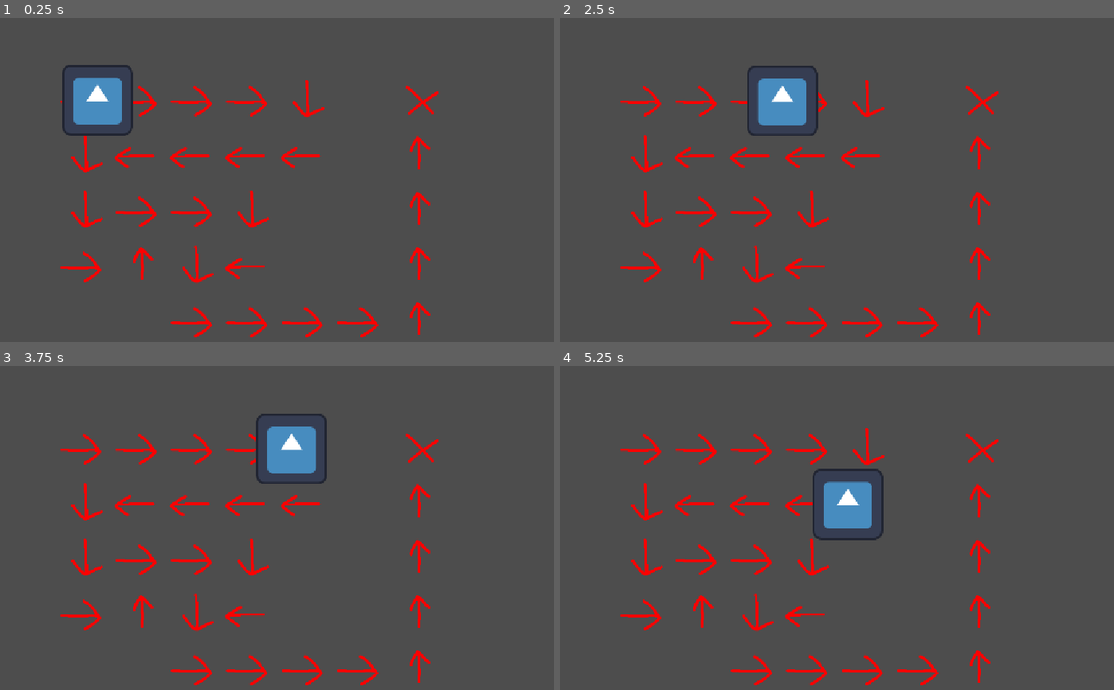
Above: before the commit, frames 1-4 (two rows, left to right).
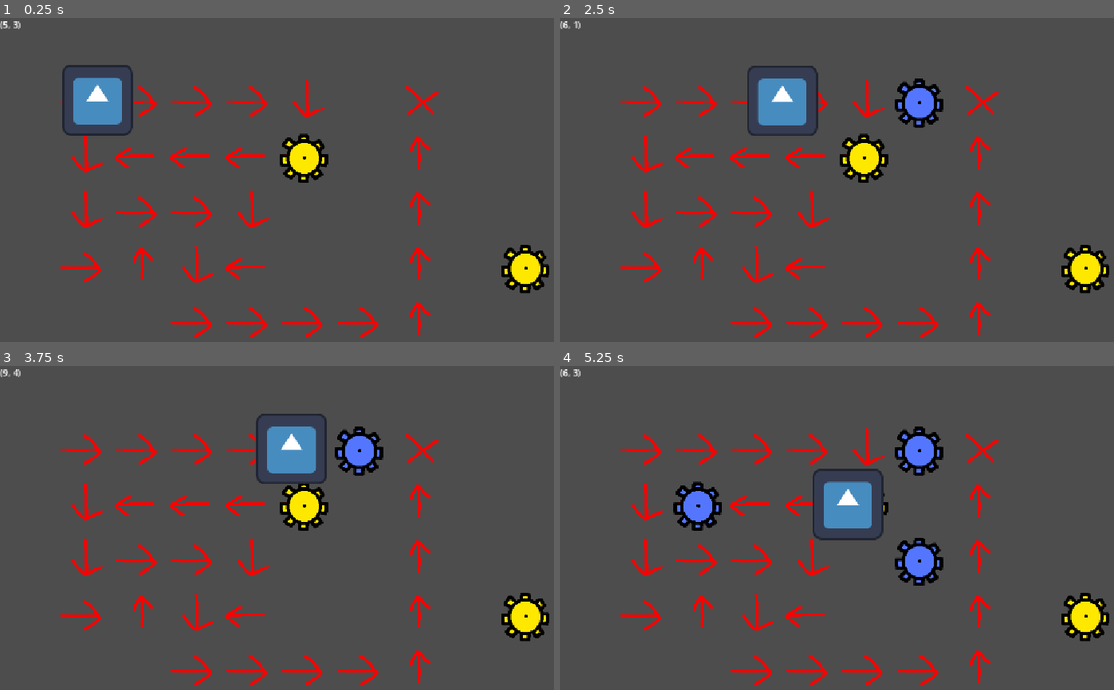
Above: after the commit, the same moments.

Repository: aughckt/spin-to-win
Game: Godot game, scene res://test_world.tscn
The game is run twice, just before and just after one commit, with the same random seed, the same clock (stepped at 60 frames per second) and the same inputs. The engine's default icon, where the game draws it, is replaced by a stand-in: a white triangle on a blue panel in a dark square.
Inputs (mouse positions are in pixels of both pictures, inside the frame that each line leads up to):
- Up to frame 1 (0.25 s): no input
- Up to frame 2 (2.5 s): move the mouse to (1019, 180) at 0.52 s; click (1019, 180) at 0.6 s; right-click (1019, 180) at 0.8 s; move the mouse to (753, 215) at 1.27 s; right-click (753, 215) at 1.35 s; tap Middle mouse button (M3, bound only after the commit) at 1.55, 2.1 s; move the mouse to (942, 118) at 2.02 s; click (942, 118) at 2.3 s
- Up to frame 3 (3.75 s): move the mouse to (288, 615) at 2.77 s; click (288, 615) at 2.85 s; right-click (288, 615) at 3.05 s; move the mouse to (509, 599) at 3.52 s; right-click (509, 599) at 3.6 s
- Up to frame 4 (5.25 s): tap Middle mouse button (M3, bound only after the commit) at 3.8, 4.35 s; move the mouse to (687, 492) at 4.27 s; click (687, 492) at 4.55 s; move the mouse to (909, 544) at 5.02 s; click (909, 544) at 5.1 s

The runs differ from the first frame. In frame 1, 1.9% of the frame differs, in the area x 0-100%, y 0-86%; in frame 2, 2.9%; in frame 3, 2.9%; in frame 4, 3.9%.

Commit message:
add ability to place and remove gears, power propagation

Diff:
--- a/environment/environment.gd
+++ b/environment/environment.gd
@@ -4,12 +4,24 @@
 static var INST: Env
 
 @export var tilemap: TileMapLayer
-
-const directions := [Vector2i.RIGHT, Vector2i.DOWN, Vector2i.LEFT, Vector2i.UP]
+@export var gearmap: TileMapLayer
+@export var coords_label: Label
+
+var tile_to_gear_set: Dictionary[Vector2i, GearSet] = {}
+
+const directions: Array[Vector2i] = [Vector2i.RIGHT, Vector2i.DOWN, Vector2i.LEFT, Vector2i.UP]
 const end_tile_type := 4
+
+##source id of basic gears in the tileset
+const BASIC_GEAR := 0
+##source id of origin gears in the tileset
+const ORIGIN_GEAR := 1
+
+const ATLAS_COORDS := [Vector2i(0, 0), Vector2i(1, 0)]
 
 ##name of the tileset property Type, which is basically just an id that tells troopers what to do
 const name_type := "Type"
+
 
 func _ready() -> void:
 	assert(INST == null)
@@ -19,6 +31,21 @@
 	if what == NOTIFICATION_PREDELETE:
 		assert(INST == self)
 		INST = null
+
+func _physics_process(_delta: float) -> void:
+	var mouse_pos := gearmap.get_local_mouse_position()
+	var tile := gearmap.local_to_map(mouse_pos)
+
+	coords_label.text = str(tile)
+
+	if Input.is_action_just_pressed("M1"):
+		place_gear(tile)
+	elif Input.is_action_just_pressed("M2"):
+		remove_gear(tile)
+	elif Input.is_action_just_pressed("M3"):
+		var gset: GearSet = tile_to_gear_set.get(tile)
+		if gset != null:
+			print("Gear power: %s" % gset.is_powered)
 
 ##returns the new target position in global or the given position if its an end tile
 func move_target_from_global(global_pos: Vector2) -> Vector2:
@@ -32,3 +59,171 @@
 	#could walk the path until you reach a tile with a different direction so that the trooper doesnt have to check all the time.
 	#also trust that the tiles are set up correctly but that should be super obvious during development because the map would consistently crash
 	return tilemap.to_global(tilemap.map_to_local(tile + directions[idx]))
+
+
+func place_gear(tile: Vector2i) -> void:
+		if gearmap.get_cell_source_id(tile) != -1:
+			return
+
+
+		# none of the neighbours are allowed to be in the same set
+		# we cant have more than 1 of the neighbours sets be powered
+
+		var neighbour_sets: Array[GearSet] = []
+		var has_powered_neighbour := false
+		for candidate: Vector2i in directions:
+			candidate += tile
+			var gset: GearSet = tile_to_gear_set.get(candidate)
+			if gset != null:
+				if neighbour_sets.has(gset):
+					print("Cannot place gear because it would create a loop")
+					return
+
+				if gset.is_powered:
+						if has_powered_neighbour:
+							print("Cannot place gear because it would connect 2 powered sets")
+							return
+						else:
+							has_powered_neighbour = true
+
+				neighbour_sets.push_back(gset)
+
+			else:
+				if gear_kind_at(candidate) == ORIGIN_GEAR:
+					if has_powered_neighbour:
+						assert(false, "implement, is also invalid")
+
+					has_powered_neighbour = true
+
+		match neighbour_sets.size():
+			0:
+				#create new set
+				var new_set := GearSet.create(has_powered_neighbour)
+				new_set.add_gear(tile)
+				tile_to_gear_set[tile] = new_set
+
+			1:
+				#add to set
+				var gear_set := neighbour_sets[0]
+				gear_set.is_powered = gear_set.is_powered || has_powered_neighbour
+				gear_set.add_gear(tile)
+				tile_to_gear_set[tile] = gear_set
+
+			_:
+				#merge all of the sets
+				var new_set := GearSet.create(has_powered_neighbour)
+
+				for gset in neighbour_sets:
+					for gear in gset.gears:
+						#i mean surely we wouldnt run into rounding errors right
+						tile_to_gear_set[gear as Vector2i] = new_set
+
+					new_set.gears.append_array(gset.gears)
+
+				new_set.gears.append(tile)
+				tile_to_gear_set[tile] = new_set
+
+		gearmap.set_cell(tile, gearmap.tile_set.get_source_id(0), ATLAS_COORDS[BASIC_GEAR])
+		assert(tile_to_gear_set.get(tile) != null)
+
+		log_set_count()
+
+func remove_gear(tile: Vector2i) -> void:
+	#only gear in set -> erase (i think this is implicit due to gc)
+	#check if this has >1 neighbours, if it does the set is split, otherwise just remove tile
+
+	var old_set: GearSet = tile_to_gear_set.get(tile)
+	if old_set == null:
+		return
+
+	if old_set.gears.size() == 1:
+		tile_to_gear_set.erase(tile)
+		gearmap.erase_cell(tile)
+		log_set_count()
+		return
+
+	var next_to_origin_gear := false
+	var neighbours: Array[Vector2i] = []
+	for candidate in directions:
+		candidate += tile
+		var gset: GearSet = tile_to_gear_set.get(candidate)
+		if gset != null:
+			assert(gset == old_set)
+			neighbours.push_back(candidate)
+
+		if gear_kind_at(candidate) == ORIGIN_GEAR:
+			assert(!next_to_origin_gear)
+			next_to_origin_gear = true
+
+	#just remove the current tile from the set
+	if neighbours.size() == 1:
+		var removed_successfully := old_set.gears.erase(tile)
+		assert(removed_successfully)
+
+		if next_to_origin_gear:
+			assert(old_set.is_powered)
+			old_set.is_powered = false
+
+		tile_to_gear_set.erase(tile)
+
+		gearmap.erase_cell(tile)
+		log_set_count()
+		return
+
+	#split up the old set
+	for ntile in neighbours:
+		var new_set := GearSet.create(false)
+		tile_to_gear_set[ntile] = new_set
+		build_set_recursive(ntile, tile, new_set)
+		print("Create set: %s" % new_set.gears)
+
+	tile_to_gear_set.erase(tile)
+
+	assert(!tile_to_gear_set.values().has(old_set))
+
+	for gear in old_set.gears:
+		var gset: GearSet = tile_to_gear_set.get(gear)
+		if gset == old_set:
+			printerr("problem at tile %s" % gear)
+		#assert(gset != old_set, "problem at tile %s" % gear)
+
+	gearmap.erase_cell(tile)
+	log_set_count()
+
+func build_set_recursive(tile: Vector2i, previous_tile: Vector2i, gset: GearSet) -> void:
+	gset.gears.push_back(tile)
+	tile_to_gear_set[tile] = gset
+
+	for candidate in directions:
+		candidate += tile
+		if candidate == previous_tile:
+			continue
+
+		match gear_kind_at(candidate):
+			BASIC_GEAR:
+				build_set_recursive(candidate, tile, gset)
+			ORIGIN_GEAR:
+				gset.is_powered = true
+
+func gear_kind_at(tile: Vector2i) -> int:
+
+	var atlas_coords := gearmap.get_cell_atlas_coords(tile)
+	match atlas_coords:
+		-Vector2i.ONE:
+			return -1
+		ATLAS_COORDS[BASIC_GEAR]:
+			return 0
+		ATLAS_COORDS[ORIGIN_GEAR]:
+			return 1
+
+	assert(false)
+	return 0
+
+##walks every gear set so its pretty imperformant, disable later
+func log_set_count() -> void:
+	var sets: Array[GearSet] = []
+	for gset: GearSet in tile_to_gear_set.values():
+		if !sets.has(gset):
+			sets.push_back(gset)
+
+	print("Set count: %s" % sets.size())
--- a/environment/environment.tscn
+++ b/environment/environment.tscn
@@ -2,6 +2,7 @@
 
 [ext_resource type="Script" uid="uid://y5y80yr7ysjw" path="res://environment/environment.gd" id="1_wjl7u"]
 [ext_resource type="Texture2D" uid="uid://gl622atrk15j" path="res://environment/placeholder_tiles.png" id="2_7uceq"]
+[ext_resource type="Texture2D" uid="uid://cfh0tlhb5mhf2" path="res://environment/gears/gear_map.png" id="3_wjl7u"]
 
 [sub_resource type="TileSetAtlasSource" id="TileSetAtlasSource_7b2gm"]
 texture = ExtResource("2_7uceq")
@@ -22,10 +23,29 @@
 custom_data_layer_0/type = 2
 sources/0 = SubResource("TileSetAtlasSource_7b2gm")
 
-[node name="Environment" type="Node2D" unique_id=123182581 node_paths=PackedStringArray("tilemap")]
+[sub_resource type="TileSetAtlasSource" id="TileSetAtlasSource_7uceq"]
+texture = ExtResource("3_wjl7u")
+texture_region_size = Vector2i(100, 100)
+0:0/0 = 0
+1:0/0 = 0
+
+[sub_resource type="TileSet" id="TileSet_fbxa2"]
+tile_size = Vector2i(100, 100)
+sources/0 = SubResource("TileSetAtlasSource_7uceq")
+
+[node name="Environment" type="Node2D" unique_id=123182581 node_paths=PackedStringArray("tilemap", "gearmap", "coords_label")]
 script = ExtResource("1_wjl7u")
 tilemap = NodePath("TileMapLayer")
+gearmap = NodePath("GearMap")
+coords_label = NodePath("CoordsLabel")
 
 [node name="TileMapLayer" type="TileMapLayer" parent="." unique_id=108710037]
 tile_set = SubResource("TileSet_wetts")
 rendering_quadrant_size = 100
+
+[node name="GearMap" type="TileMapLayer" parent="." unique_id=916456414]
+tile_set = SubResource("TileSet_fbxa2")
+
+[node name="CoordsLabel" type="Label" parent="." unique_id=1591894278]
+offset_right = 40.0
+offset_bottom = 23.0
--- /dev/null
+++ b/environment/gears/gear_set.gd
@@ -0,0 +1,14 @@
+class_name GearSet
+
+var gears: PackedVector2Array
+var is_powered: bool
+
+static func create(powered: bool) -> GearSet:
+	var gear_set := GearSet.new()
+	gear_set.gears = PackedVector2Array()
+	gear_set.is_powered = powered
+
+	return gear_set
+
+func add_gear(gear: Vector2i) -> void:
+	gears.push_back(gear)
--- a/project.godot
+++ b/project.godot
@@ -34,6 +34,16 @@
 "events": [Object(InputEventMouseButton,"resource_local_to_scene":false,"resource_name":"","device":-1,"window_id":0,"a …(257 unchanged characters)…
 ]
 }
+M2={
+"deadzone": 0.2,
+"events": [Object(InputEventMouseButton,"resource_local_to_scene":false,"resource_name":"","device":-1,"window_id":0,"alt_pressed":false,"shift_pressed":false,"ctrl_pressed":false,"meta_pressed":false,"button_mask":2,"position":Vector2(297, 12),"global_position":Vector2(306, 60),"factor":1.0,"button_index":2,"canceled":false,"pressed":true,"double_click":false,"script":null)
+]
+}
+M3={
+"deadzone": 0.2,
+"events": [Object(InputEventMouseButton,"resource_local_to_scene":false,"resource_name":"","device":-1,"window_id":0,"alt_pressed":false,"shift_pressed":false,"ctrl_pressed":false,"meta_pressed":false,"button_mask":4,"position":Vector2(206, 19),"global_position":Vector2(215, 67),"factor":1.0,"button_index":3,"canceled":false,"pressed":true,"double_click":false,"script":null)
+]
+}
 
 [physics]
 
--- a/test_world.tscn
+++ b/test_world.tscn
@@ -10,6 +10,9 @@
 [node name="TileMapLayer" parent="Environment" index="0" unique_id=108710037]
 tile_map_data = PackedByteArray("AAABAAEAAAAAAAAAAAACAAEAAAAAAAAAAAADAAEAAAAAAAAAAAAEAAEAAAAAAAAAAAAFAAEAAAABAAAAAAAFAA …(352 unchanged characters)…
 
+[node name="GearMap" parent="Environment" index="1" unique_id=916456414]
+tile_map_data = PackedByteArray("AAAJAAQAAAABAAAAAAAFAAIAAAABAAAAAAA=")
+
 [node name="Trooper" parent="." unique_id=109828530 instance=ExtResource("2_gy3sr")]
 position = Vector2(151, 148)
 
Binary file added: environment/gears/gear_map.png
Not shown, added: environment/gears/gear_map.png.import
Not shown, added: environment/gears/gear_set.gd.uid
